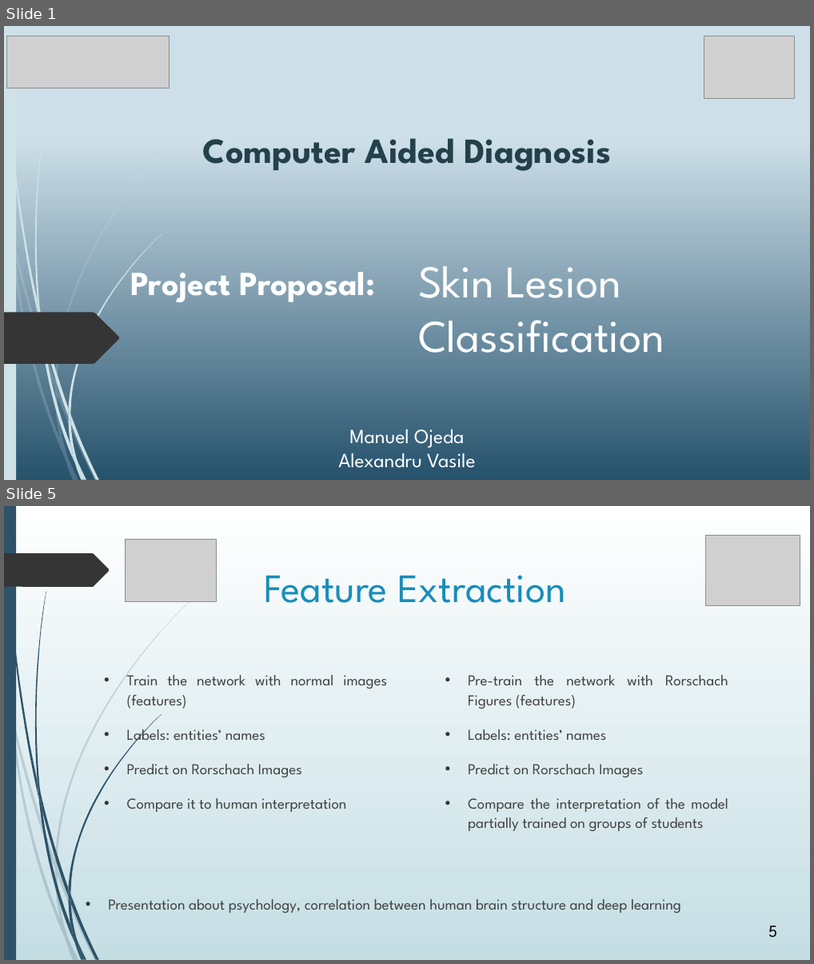
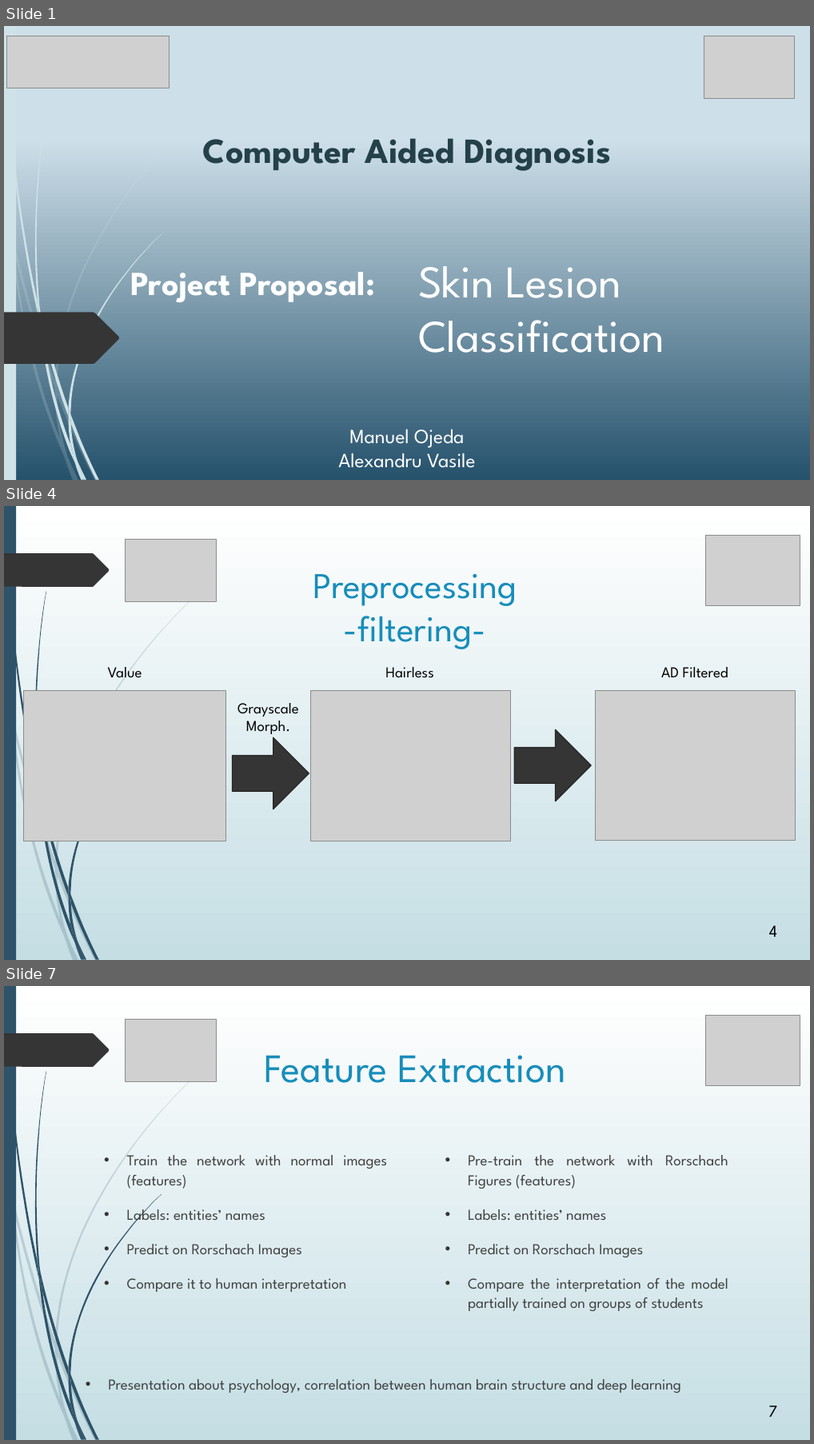
Before and after one commit to avasile96/CAD, a slide deck: Presentation_updated.pptx. Shown one above the other, each under a label of ours: slides 1 and 5 before the commit, slides 1, 4 and 7 after it; the slides between them are not shown. The pictures are 814x964 and 814x1444 pixels, drawn with LibreOffice and Linux fonts; fonts in the diff are those of the drawing; grey boxes stand for pictures. Boxes give left, top, right and bottom in pixels: in the first picture for what was removed or moved away, otherwise in the second. Text is boxed around its words. In the diff, an @@ line names an element or a change of style, - is before the commit and + after.

```diff
--- a/Presentation_updated.pptx
+++ b/Presentation_updated.pptx
@@ slide 4 added at box(4, 506, 810, 960), background gradient #FFFFFF to #C5DEE5; not listed: 23 template elements that a slide beside it also shows @@
@@ picture added at box(125, 540, 216, 601) @@
@@ picture added at box(706, 535, 800, 606) @@
@@ title added at box(314, 574, 518, 649), 43.2 pt, text #178DBB @@
+Preprocessing
+-filtering-
@@ text added at box(108, 667, 142, 678), 18 pt, text #000000 @@
+Value
@@ text added at box(386, 667, 434, 678), 18 pt, text #000000 @@
+Hairless
@@ text added at box(662, 667, 729, 678), 18 pt, text #000000 @@
+AD Filtered
@@ picture added at box(24, 691, 226, 841) @@
@@ picture added at box(310, 691, 511, 841) @@
@@ picture added at box(596, 691, 796, 840) @@
@@ text added at box(238, 703, 299, 734), 18 pt, text #000000 @@
+Grayscale
+Morph.
@@ right arrow added at box(233, 738, 310, 809), fill #353535, outline #272727 1.25 pt @@
@@ right arrow added at box(514, 729, 591, 800), fill #353535, outline #272727 1.25 pt @@
@@ page number added at box(770, 925, 778, 936), 20 pt, text #000000 @@
+4
@@ what was slide 5 is now slide 7 @@
@@ page number at box(769, 1405, 778, 1416): text changed @@
-5
+7
```
Also in this commit, not shown: 2 slides changed, 6 other slides added, 3 slides removed.
